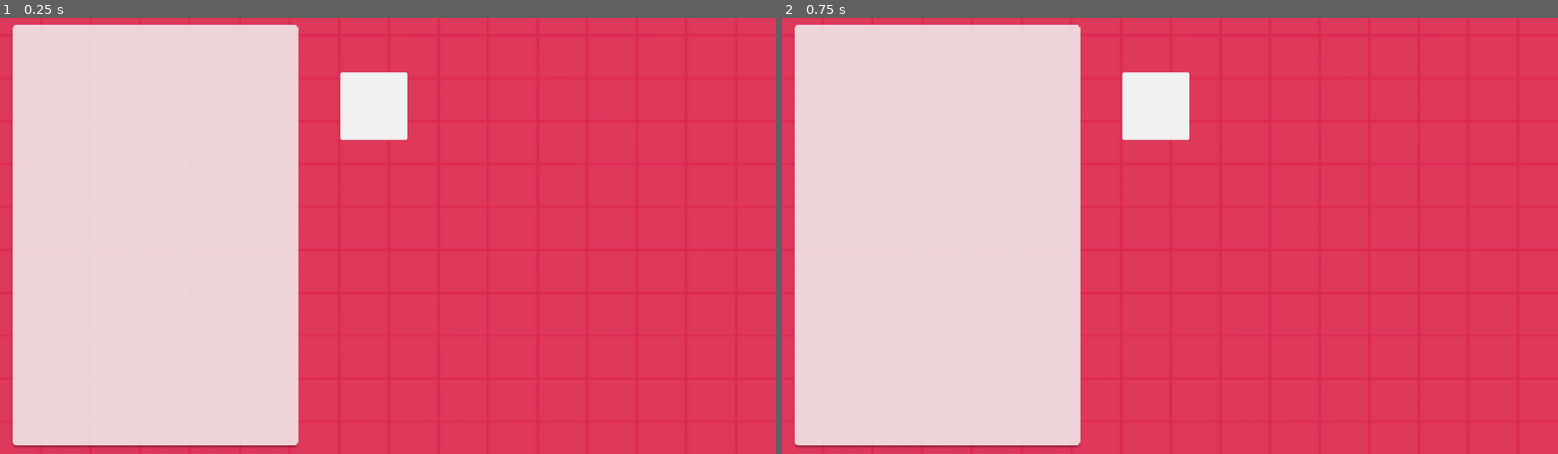
Above: before the commit, frames 1-2 (left to right).
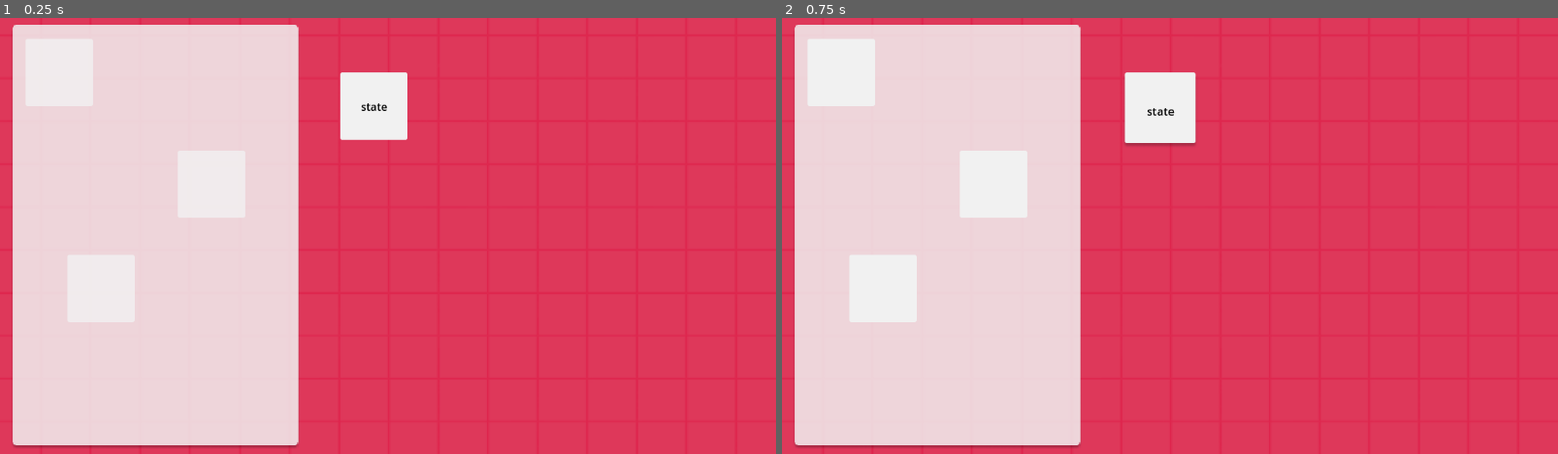
Above: after the commit, the same moments.

Repository: baptixta/gedegrama
Game: Godot game, scene res://scenes/game.tscn
Two runs of this game, one before a commit and one after it. Both use one fixed random seed, a clock stepped at 60 frames per second and the inputs below.
Inputs (mouse positions are in pixels of both pictures, inside the frame that each line leads up to):
- Up to frame 1 (0.25 s): no input
- Up to frame 2 (0.75 s): tap Enter at 0.5 s; move the mouse to (1154, 105) at 0.52 s; press the mouse at (1154, 105) at 0.53 s

The runs differ from the first frame. In frame 1, 0.3% of the frame differs, in the area x 5-50%, y 4-70%; in frame 2, 4.4%, in the area x 3-54%, y 4-70%.

Commit message:
feat: drag and drop quase funcional

Diff:
--- a/project.godot
+++ b/project.godot
@@ -23,6 +23,14 @@
 
 window/stretch/mode="viewport"
 
+[input]
+
+click={
+"deadzone": 0.5,
+"events": [Object(InputEventMouseButton,"resource_local_to_scene":false,"resource_name":"","device":-1,"window_id":0,"alt_pressed":false,"shift_pressed":false,"ctrl_pressed":false,"meta_pressed":false,"button_mask":0,"position":Vector2(0, 0),"global_position":Vector2(0, 0),"factor":1.0,"button_index":1,"canceled":false,"pressed":false,"double_click":false,"script":null)
+]
+}
+
 [layer_names]
 
 2d_physics/layer_1="card_target_selector"
--- a/scenes/game.tscn
+++ b/scenes/game.tscn
@@ -1,8 +1,9 @@
-[gd_scene load_steps=4 format=3 uid="uid://wvuiq6bcs3vy"]
+[gd_scene load_steps=5 format=3 uid="uid://wvuiq6bcs3vy"]
 
 [ext_resource type="Texture2D" uid="uid://cfn4elnbxuppp" path="res://sprites/bg.png" id="1_q2w20"]
 [ext_resource type="PackedScene" uid="uid://ciwelvbmm1atu" path="res://scenes/letra.tscn" id="2_q8bi1"]
 [ext_resource type="PackedScene" uid="uid://bkx7uso5frd3k" path="res://scenes/criptograma.tscn" id="2_s7bc5"]
+[ext_resource type="PackedScene" uid="uid://ba8xesa3blw1" path="res://scenes/gap.tscn" id="3_y8bfc"]
 
 [node name="Game" type="Node2D"]
 metadata/_edit_lock_ = true
@@ -25,3 +26,13 @@
 offset_top = 81.0
 offset_right = 505.0
 offset_bottom = 81.0
+letter = ""
+
+[node name="Gap" parent="." instance=ExtResource("3_y8bfc")]
+position = Vector2(38, 31)
+
+[node name="Gap2" parent="." instance=ExtResource("3_y8bfc")]
+position = Vector2(264, 197)
+
+[node name="Gap3" parent="." instance=ExtResource("3_y8bfc")]
+position = Vector2(100, 352)
--- a/scenes/gap.tscn
+++ b/scenes/gap.tscn
@@ -13,6 +13,6 @@
 position = Vector2(50.5, 50.5)
 shape = SubResource("RectangleShape2D_v1lxv")
 
-[node name="Sprite2D" type="Sprite2D" parent="."]
+[node name="Sprite" type="Sprite2D" parent="."]
 texture = ExtResource("3_jtqh4")
 centered = false
--- a/scenes/letra.tscn
+++ b/scenes/letra.tscn
@@ -23,20 +23,16 @@
 texture = ExtResource("3_v8smn")
 centered = false
 
-[node name="Color" type="ColorRect" parent="."]
-layout_mode = 1
-anchors_preset = 15
-anchor_right = 1.0
-anchor_bottom = 1.0
-grow_horizontal = 2
-grow_vertical = 2
-color = Color(0.184314, 0.317647, 0.164706, 0.45098)
-
-[node name="State" type="Label" parent="."]
-layout_mode = 1
-anchors_preset = 15
-anchor_right = 1.0
-anchor_bottom = 1.0
+[node name="State" type="Label" parent="Sprite"]
+anchors_preset = 8
+anchor_left = 0.5
+anchor_top = 0.5
+anchor_right = 0.5
+anchor_bottom = 0.5
+offset_left = -20.5
+offset_top = -12.0
+offset_right = 20.5
+offset_bottom = 14.0
 grow_horizontal = 2
 grow_vertical = 2
 theme_override_colors/font_color = Color(0, 0, 0, 1)
--- a/scripts/gap.gd
+++ b/scripts/gap.gd
@@ -1,14 +1,15 @@
 extends StaticBody2D
 
+@export var correct:String
 
 # Called when the node enters the scene tree for the first time.
 func _ready():
-	modulate = Color("#fff", 0.7)
+	modulate = Color("#fff", 0.8)
 
 
 # Called every frame. 'delta' is the elapsed time since the previous frame.
 func _process(delta):
 	if Global.is_dragging:
-		visible = true
+		modulate = Color("#fff", 1)
 	else:
-		visible = false
+		modulate = Color("#fff", 0.8)
--- a/scripts/letra.gd
+++ b/scripts/letra.gd
@@ -4,26 +4,55 @@
 var draggable = false
 var is_inside_dropable = false
 var body_ref
+var offset: Vector2
+var initialPos: Vector2
 
+var no_shadow = preload("res://sprites/cube.png")
+var shadow_effect = preload("res://sprites/cube_shadow.png")
 
 # Called when the node enters the scene tree for the first time.
 func _ready():
-	#label recebe a letra escrita no editor
-	$State.text = letter
-
-
-func _on_drop_point_detector_mouse_entered():
-	#if not global.is_dragging:
 	pass
 
 
+func _process(delta):
+	if draggable:
+		if Input.is_action_just_pressed("click"):
+			initialPos = global_position
+			offset = get_global_mouse_position() - global_position
+			Global.is_dragging = true
+		if Input.is_action_pressed("click"):
+			global_position = get_global_mouse_position() - offset
+		elif Input.is_action_just_released("click"):
+			Global.is_dragging = false
+			var tween = get_tree().create_tween()
+			if is_inside_dropable:
+				tween.tween_property(self,"position",body_ref.position,0.2).set_ease(Tween.EASE_OUT)
+			else:
+				tween.tween_property(self,"global_position",initialPos,0.2).set_ease(Tween.EASE_OUT)
+
+func _on_drop_point_detector_mouse_entered():
+	if not Global.is_dragging:
+		draggable = true
+		$Sprite.texture = shadow_effect
+		scale = Vector2(1.05, 1.05)
+
+
 func _on_drop_point_detector_mouse_exited():
-	pass # Replace with function body.
+	if not Global.is_dragging:
+		draggable = false
+		$Sprite.texture = no_shadow
+		scale = Vector2(1, 1)
 
 
 func _on_drop_point_detector_body_entered(body):
-	pass # Replace with function body.
+	if body.is_in_group('dropable'):
+		is_inside_dropable = true
+		body.modulate = Color("#fff", 1)
+		body_ref = body
 
 
 func _on_drop_point_detector_body_exited(body):
-	pass # Replace with function body.
+	if body.is_in_group('dropable'):
+		is_inside_dropable = false
+		body.modulate = Color("#fff", 0.7)
